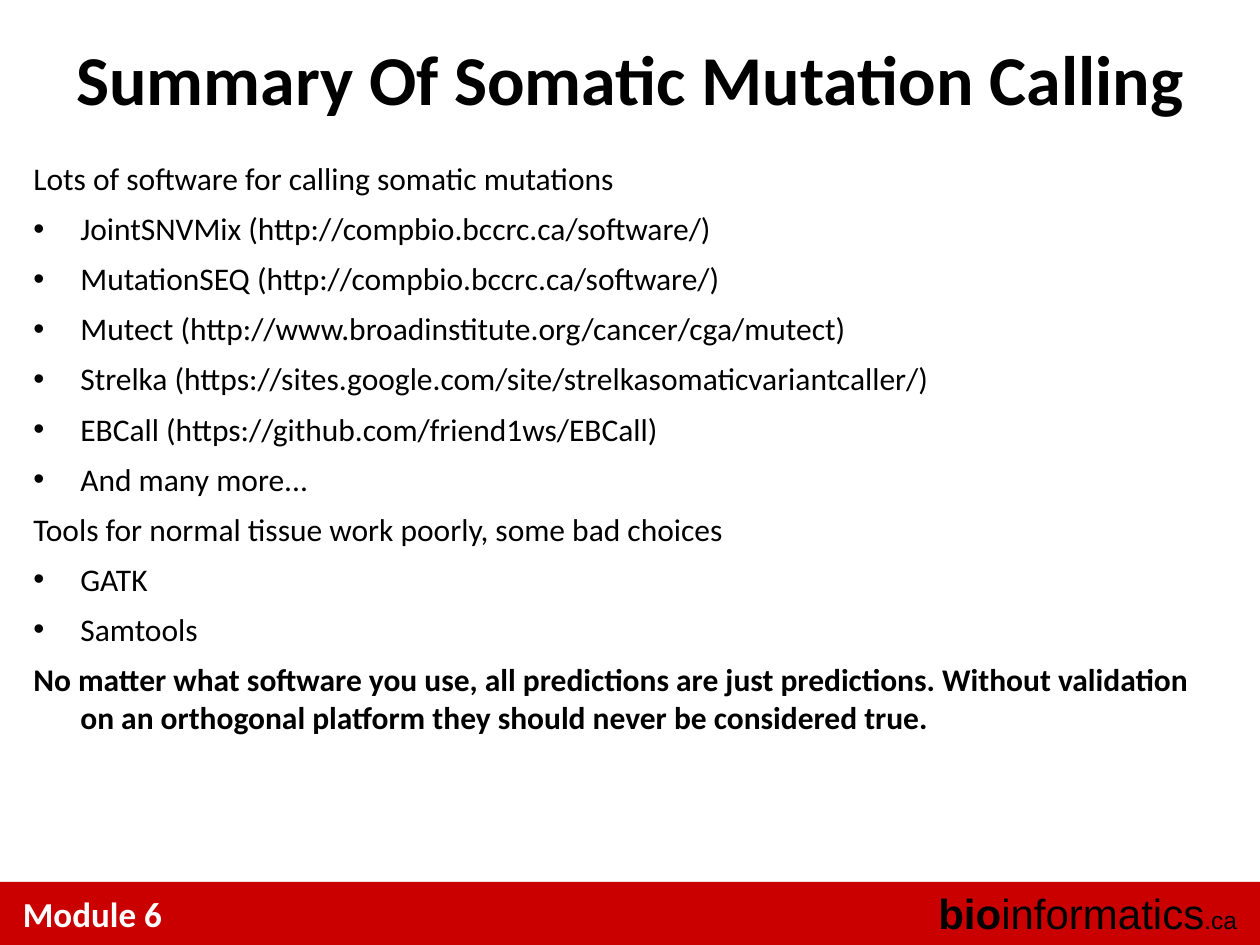
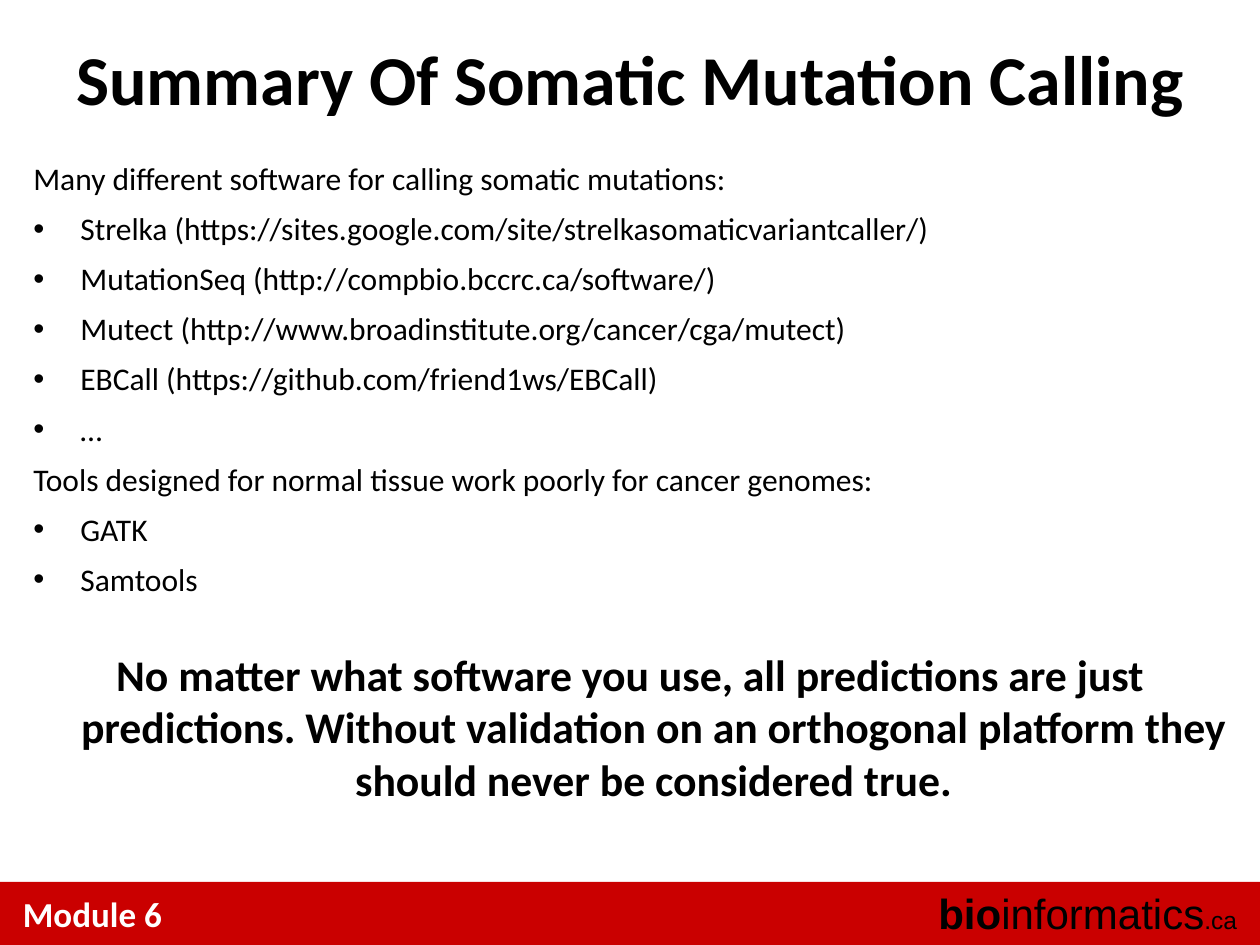
Before and after one commit to tinyheero/BICG-2016, a slide deck: slide 15 of snvs/content/BiCG_2014_Module6_Lab_shah.ppt (slide 19 before the commit). Drawn at 1260x945 pixels with LibreOffice and Linux fonts; fonts in the diff are those of the drawing. Boxes give left, top, right and bottom in pixels: in the first picture for what was removed or moved away, otherwise in the second. Text is boxed around its words. In the diff, an @@ line names an element or a change of style, - is before the commit and + after.

Commit message:
updating lab and slides

```diff
--- a/snvs/content/BiCG_2014_Module6_Lab_shah.ppt
+++ b/snvs/content/BiCG_2014_Module6_Lab_shah.ppt
@@ text at bbox=[33, 168, 928, 295]: text changed @@
-Lots of software for calling somatic mutations
-• JointSNVMix (http://compbio.bccrc.ca/software/)
-• MutationSEQ (http://compbio.bccrc.ca/software/)
+Many different software for calling somatic mutations:
+• Strelka (https://sites.google.com/site/strelkasomaticvariantcaller/)
+• MutationSeq (http://compbio.bccrc.ca/software/)
@@ text at bbox=[80, 367, 928, 396]: paragraph removed @@
-• Strelka (https://sites.google.com/site/strelkasomaticvariantcaller/)
@@ text at bbox=[33, 469, 872, 497]: text changed @@
-• And many more...
-Tools for normal tissue work poorly, some bad choices
+• …
+Tools designed for normal tissue work poorly for cancer genomes:
@@ text at bbox=[81, 660, 1226, 797]: size 18 to 25 pt in "No matter what software you use, all ..."; alignment left to centre @@
```
Also in this commit, not shown: 8 other slides changed, 3 slides added, 6 slides removed, 1 other file.
